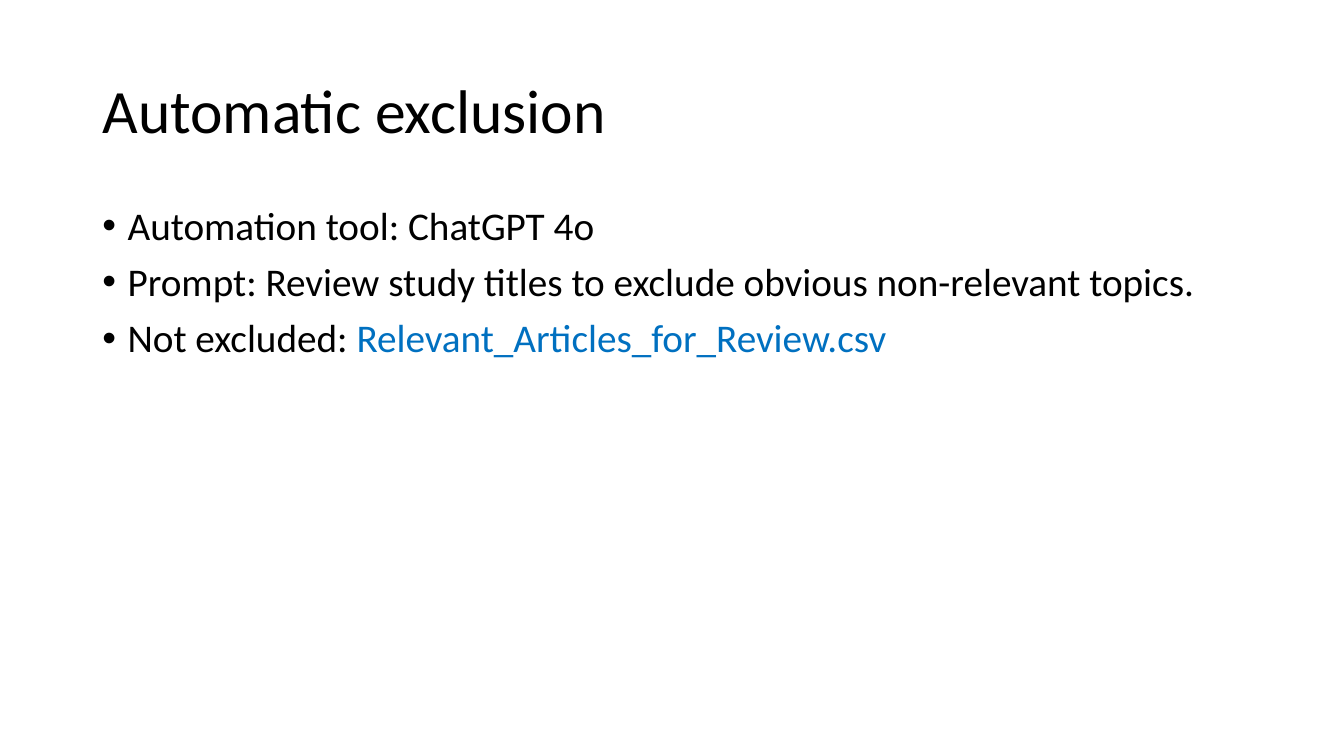
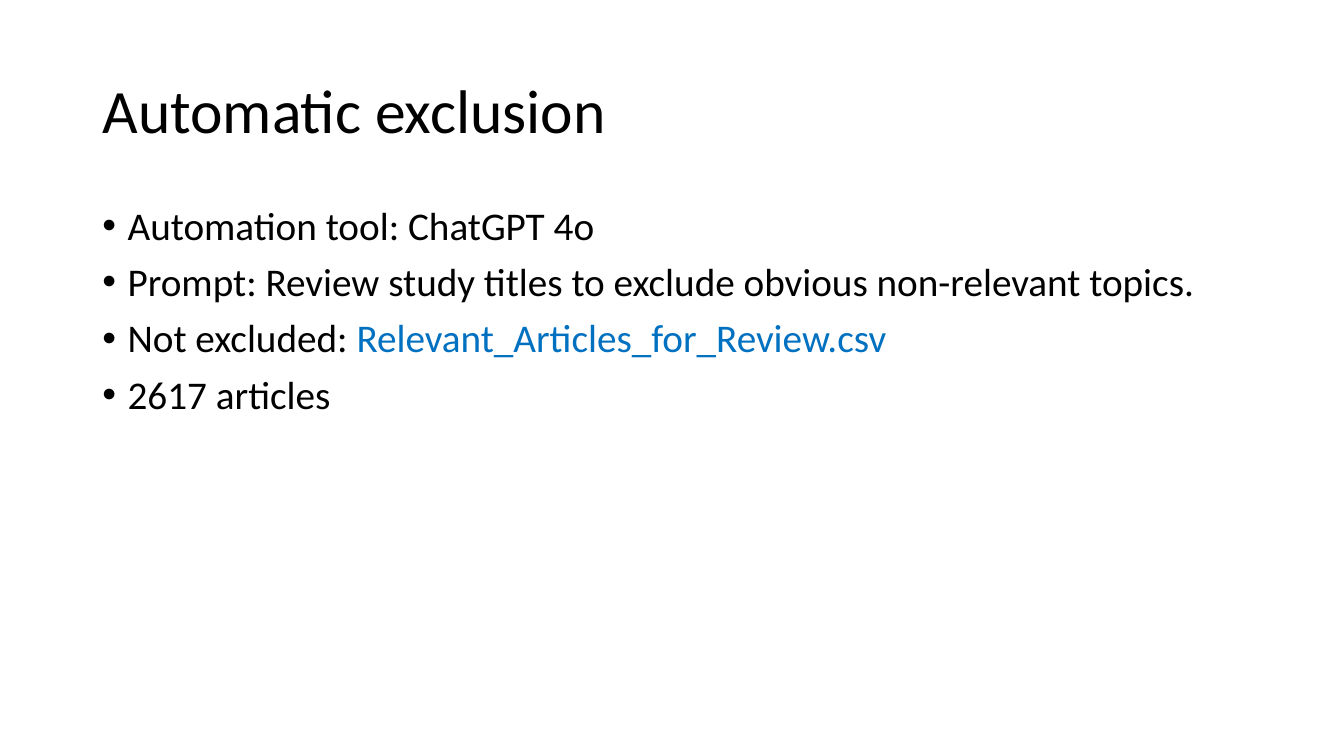
Before and after one commit to BruceChen034020/EstrogenImmunomodulationSystematicReview, a slide deck: slide 21 of Estrogen as an immunomodulator and its role in.pptx. Drawn at 1344x756 pixels with LibreOffice and Linux fonts; fonts in the diff are those of the drawing. Boxes give left, top, right and bottom in pixels: in the first picture for what was removed or moved away, otherwise in the second. Text is boxed around its words. In the diff, an @@ line names an element or a change of style, - is before the commit and + after.

```diff
--- a/Estrogen as an immunomodulator and its role in.pptx
+++ b/Estrogen as an immunomodulator and its role in.pptx
@@ text at box(128, 381, 331, 410): paragraph added @@
+• 2617 articles
```
Also in this commit, not shown: 1 other slide changed.
